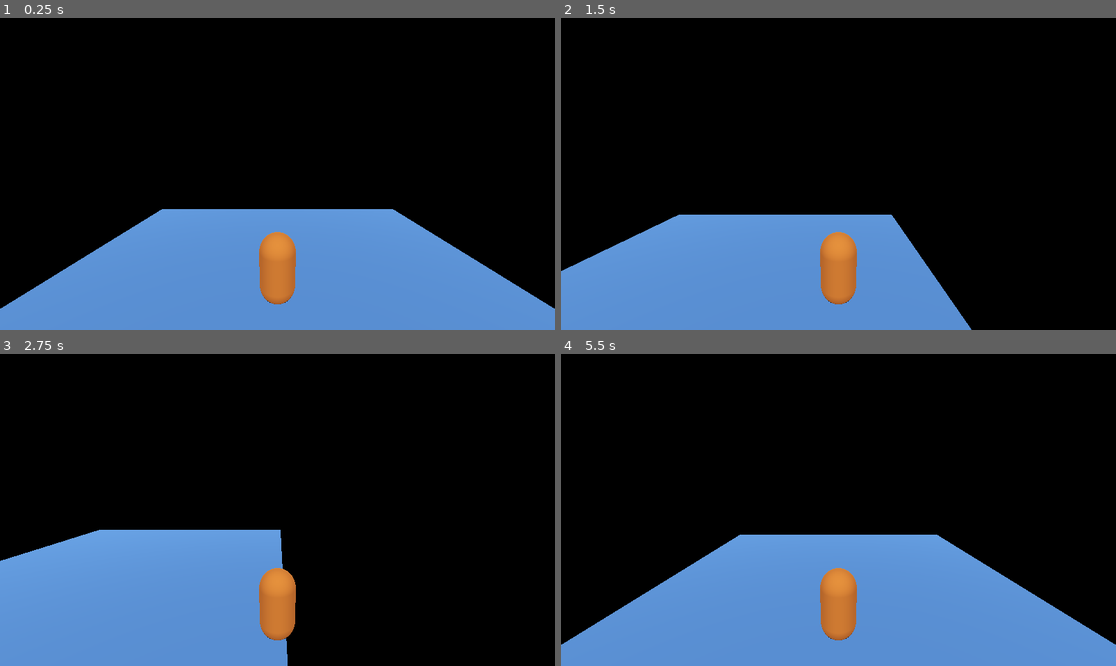
Above: before the commit, frames 1-4 (two rows, left to right).
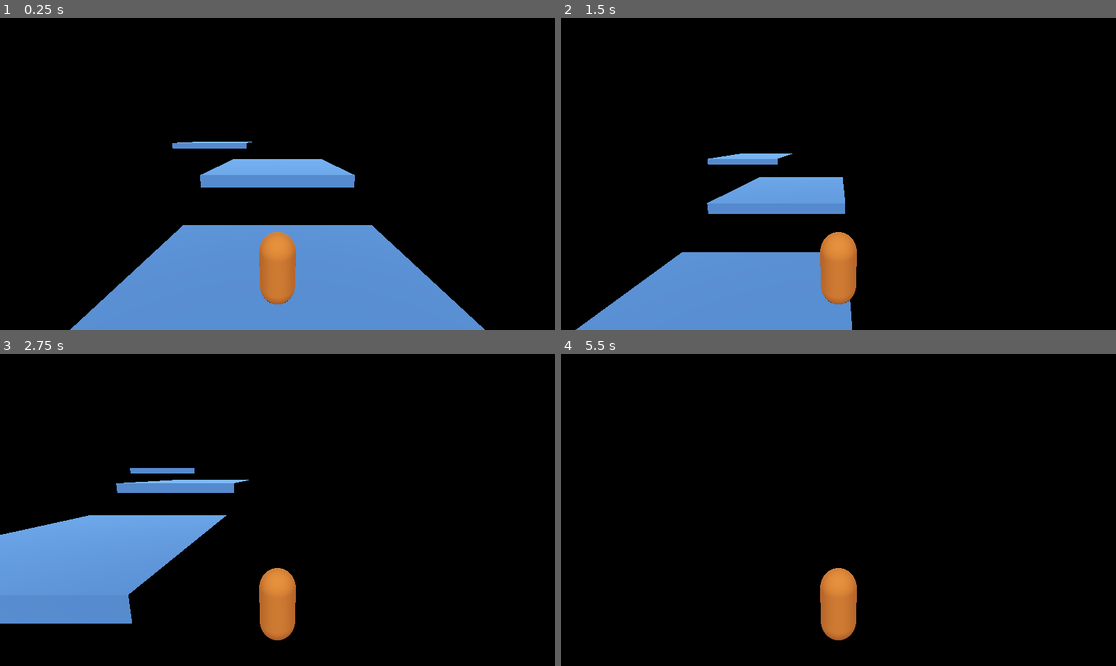
Above: after the commit, the same moments.

Repository: tobiasjdcolvin/Void-Sprinter
Game: Godot game, scene res://levels/level_1.tscn
Same seed, same stepped clock (60 frames per second), same inputs: the game is played once before the commit and once after it.
Inputs:
- Up to frame 1 (0.25 s): no input
- Up to frame 2 (1.5 s): tap Enter at 0.5 s; hold D (right) 0.53-1.28 s; tap Space (jump) at 0.77 s; hold S (backward) from 1.28 s (still down)
- Up to frame 3 (2.75 s): tap Space (jump) at 1.52 s; release S (backward) at 2.03 s; hold D (right) from 2.03 s (still down)
- Up to frame 4 (5.5 s): release D (right) at 2.78 s; hold W (forward) 2.78-3.53 s; tap Space (jump) at 3.02, 3.77, 4.52 s; hold A (left) 3.53-5.03 s; hold S (backward) from 5.03 s (still down)

The runs differ from the first frame. In frame 1, 14% of the frame differs, in the area x 0-100%, y 39-100%; in frame 2, 15%; in frame 3, 16%; in frame 4, 29%, in the area x 0-100%, y 57-100%.

Commit message:
Created test level, created global file to hold info such as gravity that will be dynamically changed later

Diff:
--- /dev/null
+++ b/globals/game_globals.gd
@@ -0,0 +1,3 @@
+extends Node
+
+var gravity = 9.5
--- a/levels/level_1.tscn
+++ b/levels/level_1.tscn
@@ -19,10 +19,10 @@
 
 [sub_resource type="BoxMesh" id="BoxMesh_f5b12"]
 material = SubResource("StandardMaterial3D_tclu5")
-size = Vector3(15, 0.8, 15)
+size = Vector3(10, 0.8, 10)
 
 [sub_resource type="BoxShape3D" id="BoxShape3D_y3ohw"]
-size = Vector3(15, 0.8, 15)
+size = Vector3(10, 0.8, 10)
 
 [node name="Level1" type="Node3D"]
 
@@ -46,6 +46,28 @@
 transform = Transform3D(1, 0, 0, 0, 1, 0, 0, 0, 1, 2.08165e-12, -0.4, 2.08165e-12)
 shape = SubResource("BoxShape3D_y3ohw")
 
+[node name="Platform2" type="StaticBody3D" parent="Platforms"]
+transform = Transform3D(1, 0, 0, 0, 1, 0, 0, 0, 1, 2.08165e-12, 2.19, -12.78)
+
+[node name="MeshInstance3D" type="MeshInstance3D" parent="Platforms/Platform2"]
+transform = Transform3D(1, 0, 0, 0, 1, 0, 0, 0, 1, 2.08165e-12, -0.4, 2.08165e-12)
+mesh = SubResource("BoxMesh_f5b12")
+
+[node name="CollisionShape3D" type="CollisionShape3D" parent="Platforms/Platform2"]
+transform = Transform3D(1, 0, 0, 0, 1, 0, 0, 0, 1, 2.08165e-12, -0.4, 2.08165e-12)
+shape = SubResource("BoxShape3D_y3ohw")
+
+[node name="Platform3" type="StaticBody3D" parent="Platforms"]
+transform = Transform3D(1, 0, 0, 0, 1, 0, 0, 0, 1, -9.21, 3.9, -27.61)
+
+[node name="MeshInstance3D" type="MeshInstance3D" parent="Platforms/Platform3"]
+transform = Transform3D(1, 0, 0, 0, 1, 0, 0, 0, 1, 2.08165e-12, -0.4, 2.08165e-12)
+mesh = SubResource("BoxMesh_f5b12")
+
+[node name="CollisionShape3D" type="CollisionShape3D" parent="Platforms/Platform3"]
+transform = Transform3D(1, 0, 0, 0, 1, 0, 0, 0, 1, 2.08165e-12, -0.4, 2.08165e-12)
+shape = SubResource("BoxShape3D_y3ohw")
+
 [node name="Pickups" type="Node3D" parent="."]
 
 [node name="Player" parent="." instance=ExtResource("1_ppepk")]
--- a/player/player.gd
+++ b/player/player.gd
@@ -1,17 +1,14 @@
 extends CharacterBody3D
 
 
-const SPEED = 5.0
-const JUMP_VELOCITY = 4.5
-
-# Get the gravity from the project settings to be synced with RigidBody nodes.
-var gravity = ProjectSettings.get_setting("physics/3d/default_gravity")
+const SPEED = 6.0
+const JUMP_VELOCITY = 6.5
 
 
 func _physics_process(delta):
 	# Add the gravity.
 	if not is_on_floor():
-		velocity.y -= gravity * delta
+		velocity.y -= GameGlobals.gravity * delta
 
 	# Handle jump.
 	if Input.is_action_just_pressed("jump") and is_on_floor():
--- a/project.godot
+++ b/project.godot
@@ -14,6 +14,10 @@
 run/main_scene="res://levels/level_1.tscn"
 config/features=PackedStringArray("4.2", "GL Compatibility")
 config/icon="res://art/icon.svg"
+
+[autoload]
+
+GameGlobals="*res://globals/game_globals.gd"
 
 [input]
 
